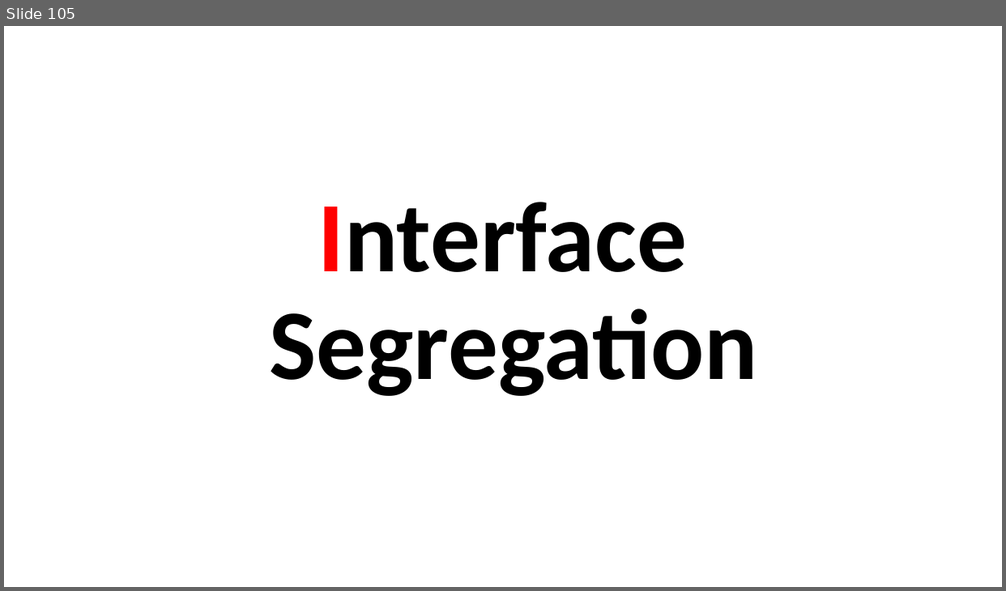
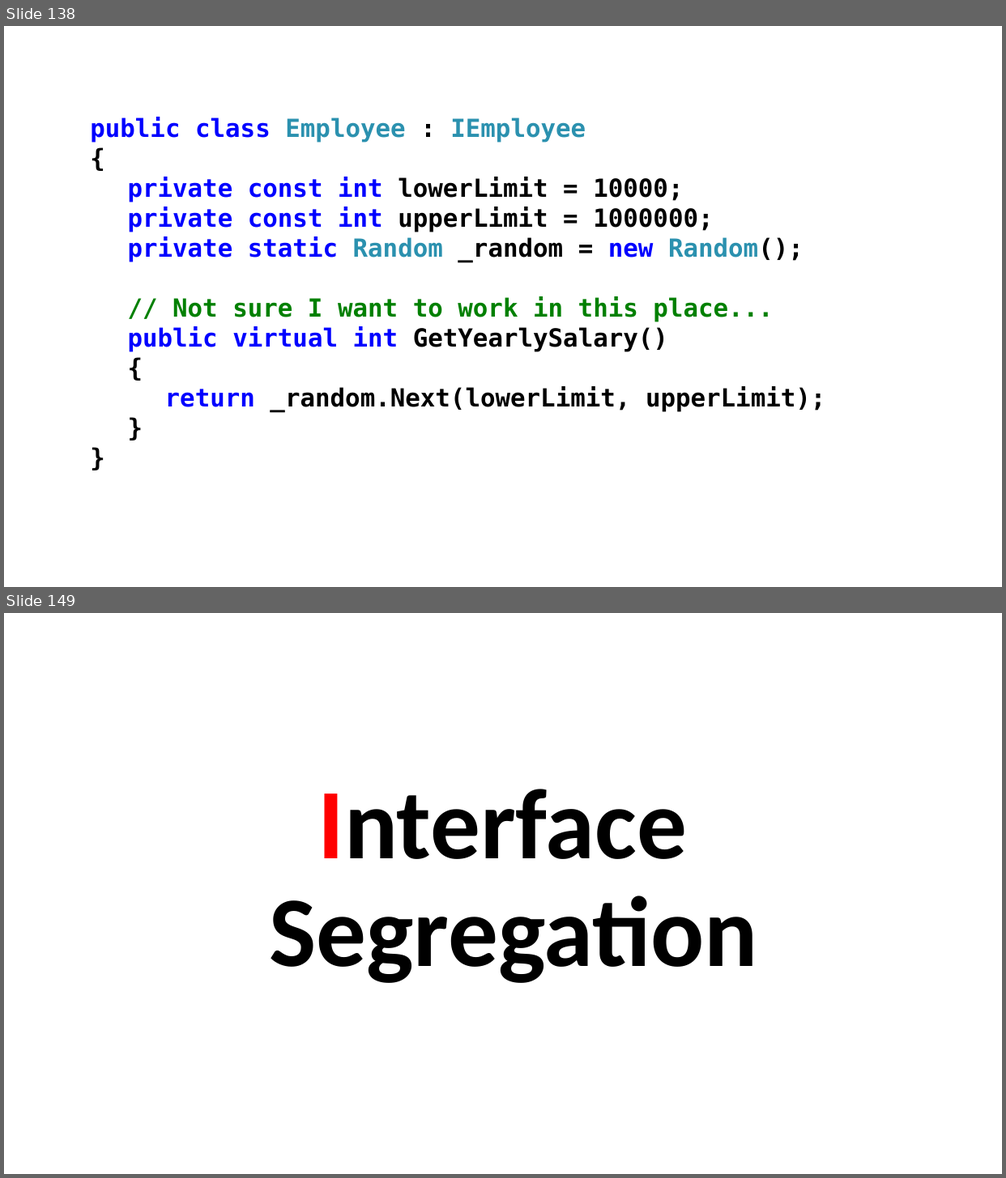
Before and after one commit to perl-easj/OOProg, a slide deck: Chap/SOLID/Presentations/SOLID.pptx. Shown one above the other, each under a label of ours: slide 105 before the commit, slides 138 and 149 after it; the slides between them are not shown. The pictures are 1006x591 and 1006x1178 pixels, drawn with LibreOffice and Linux fonts; fonts in the diff are those of the drawing. Boxes give left, top, right and bottom in pixels: in the first picture for what was removed or moved away, otherwise in the second. Text is boxed around its words. In the diff, an @@ line names an element or a change of style, - is before the commit and + after.

```diff
--- a/Chap/SOLID/Presentations/SOLID.pptx
+++ b/Chap/SOLID/Presentations/SOLID.pptx
@@ slide 138 added at [4,26,1002,587], background #FFFFFF @@
@@ text added at [90,117,825,412], 24 pt, text #000000, bold @@
+public class Employee : IEmployee
+{
+private const int lowerLimit = 10000;
+private const int upperLimit = 1000000;
+private static Random _random = new Random();
+// Not sure I want to work in this place...
+public virtual int GetYearlySalary()
+{
+return _random.Next(lowerLimit, upperLimit);
+}
+}
@@ what was slide 105 is now slide 149 @@
```
Also in this commit, not shown: 3 slides changed, 46 other slides added, 1 slide removed, 25 other files.
